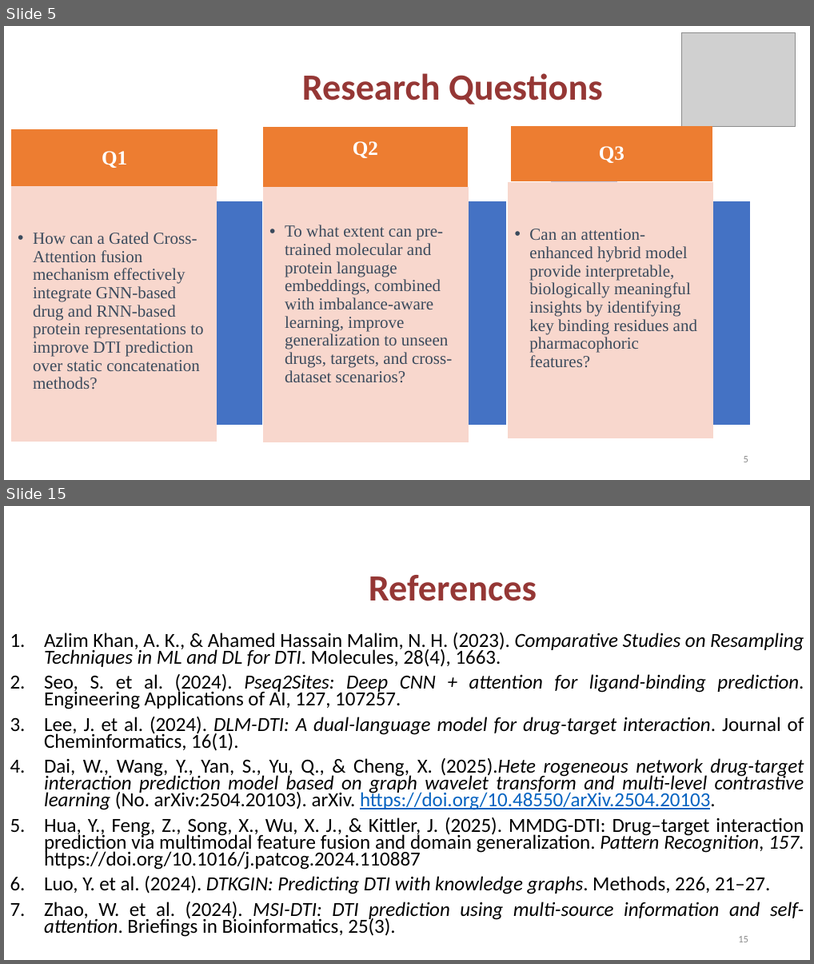
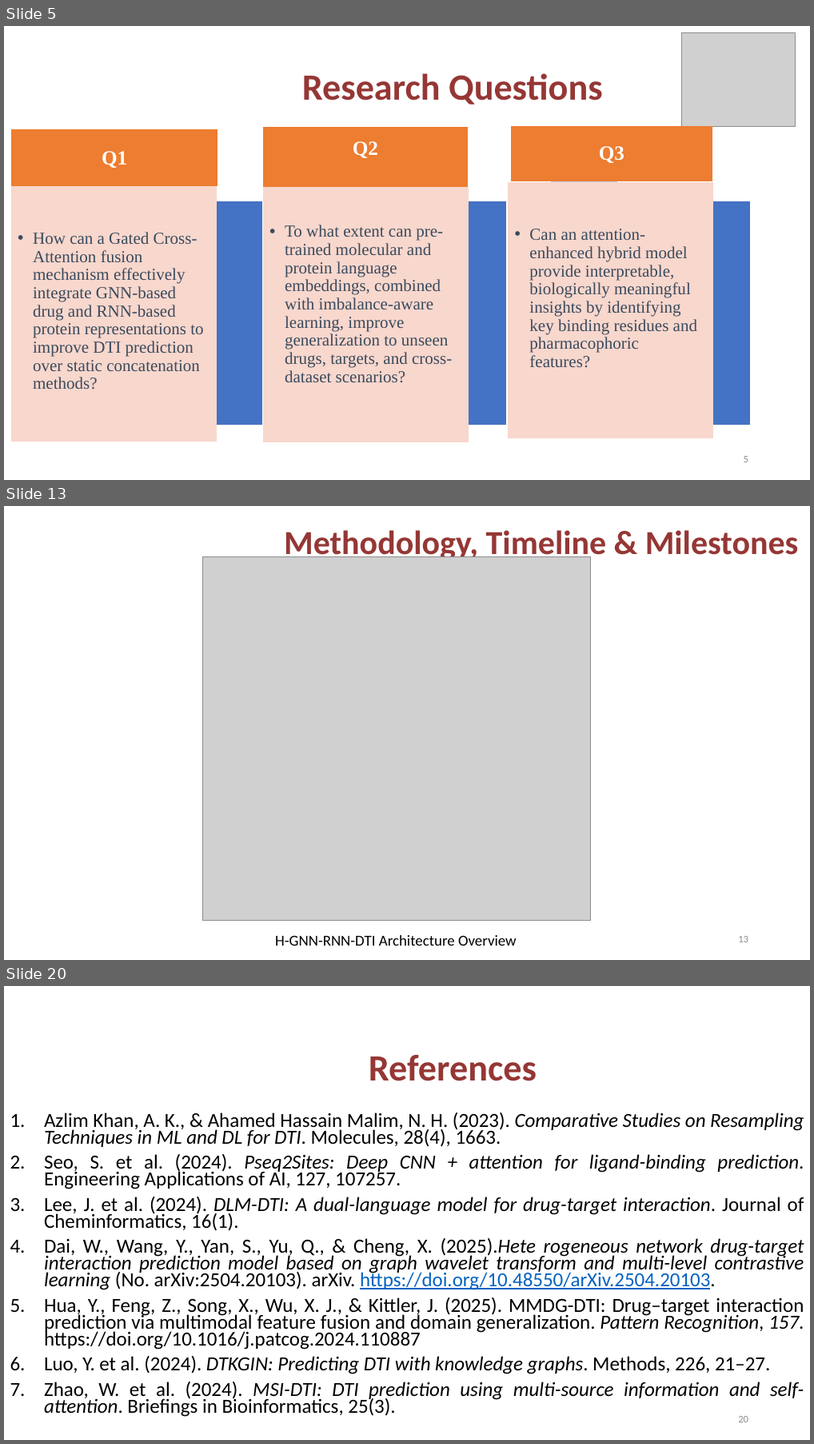
Before and after one commit to jamcy98/Modeling-DTI, a slide deck: Draft_Proposal_Slides.pptx. Shown one above the other, each under a label of ours: slides 5 and 15 before the commit, slides 5, 13 and 20 after it; the slides between them are not shown. The pictures are 814x964 and 814x1444 pixels, drawn with LibreOffice and Linux fonts; fonts in the diff are those of the drawing; grey boxes stand for pictures; background and template pictures are left out. Boxes give left, top, right and bottom in pixels: in the first picture for what was removed or moved away, otherwise in the second. Text is boxed around its words. In the diff, an @@ line names an element or a change of style, - is before the commit and + after.

```diff
--- a/Draft_Proposal_Slides.pptx
+++ b/Draft_Proposal_Slides.pptx
@@ slide 13 added at (4,506,810,960), background picture (left out) @@
@@ text added at (284,530,799,562), 40 pt, text #953735, bold @@
+Methodology, Timeline & Milestones
@@ picture added at (202,557,590,920) @@
@@ text added at (275,935,517,945), 18 pt, text #000000 @@
+H-GNN-RNN-DTI Architecture Overview
@@ page number added at (738,936,749,942), 12 pt, text #8C8C8C @@
+13
@@ what was slide 15 is now slide 20 @@
@@ page number at (738,1416,749,1422): text changed @@
-15
+20
```
Also in this commit, not shown: 7 slides changed, 7 other slides added, 3 slides removed, 52 other files.
